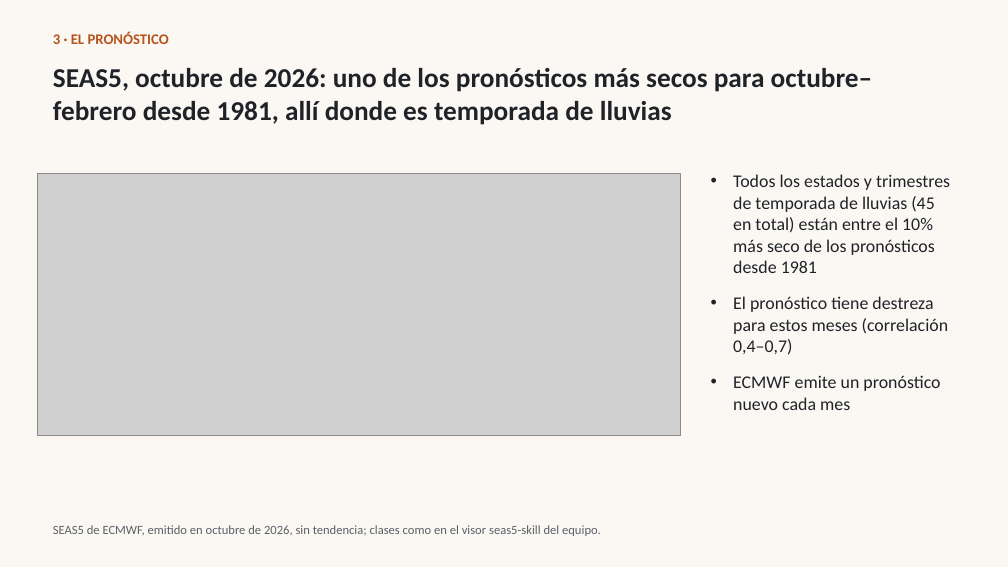
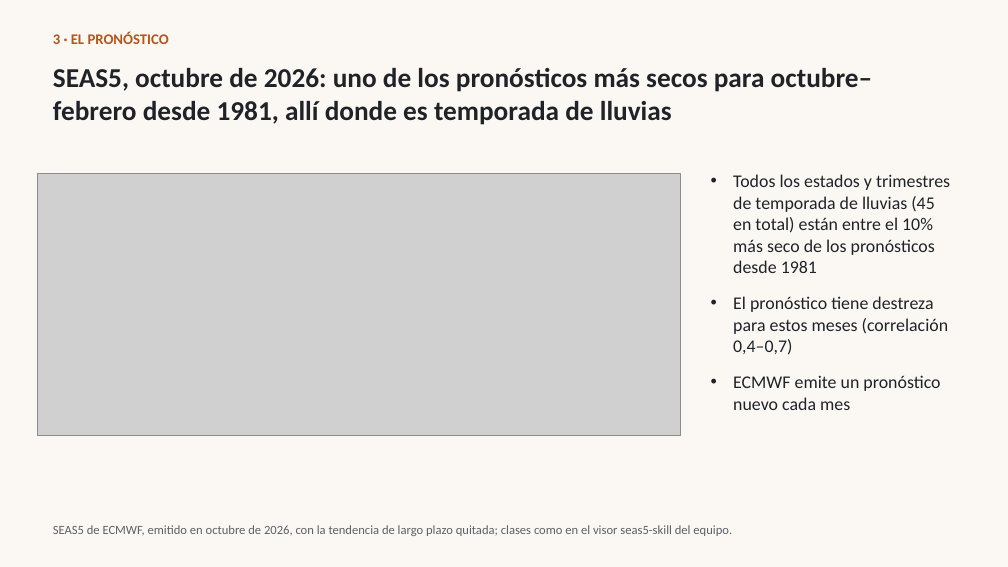
Before and after one commit to OCHA-DAP/ds-teleconnections, a slide deck: slide 8 of docs/enso/ven/slides/es/venezuela-el-nino-2026-27-es.pptx. Drawn at 1008x567 pixels with LibreOffice and Linux fonts; fonts in the diff are those of the drawing; grey boxes stand for pictures. Boxes give left, top, right and bottom in pixels: in the first picture for what was removed or moved away, otherwise in the second. Text is boxed around its words. In the diff, an @@ line names an element or a change of style, - is before the commit and + after.

```diff
--- a/docs/enso/ven/slides/es/venezuela-el-nino-2026-27-es.pptx
+++ b/docs/enso/ven/slides/es/venezuela-el-nino-2026-27-es.pptx
@@ text at (53, 525, 732, 536): text changed @@
-SEAS5 de ECMWF, emitido en octubre de 2026, sin tendencia; clases como en el visor seas5-skill del equipo.
+SEAS5 de ECMWF, emitido en octubre de 2026, con la tendencia de largo plazo quitada; clases como en el visor seas5-skill del equipo.
```
Also in this commit, not shown: 5 other slides changed, 16 other files.
